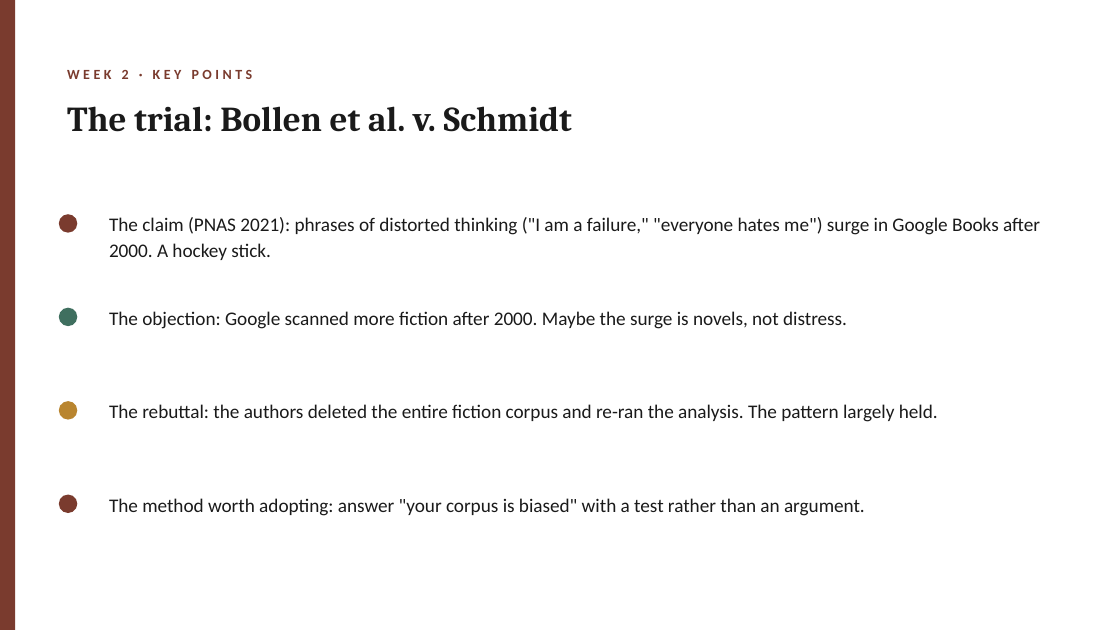
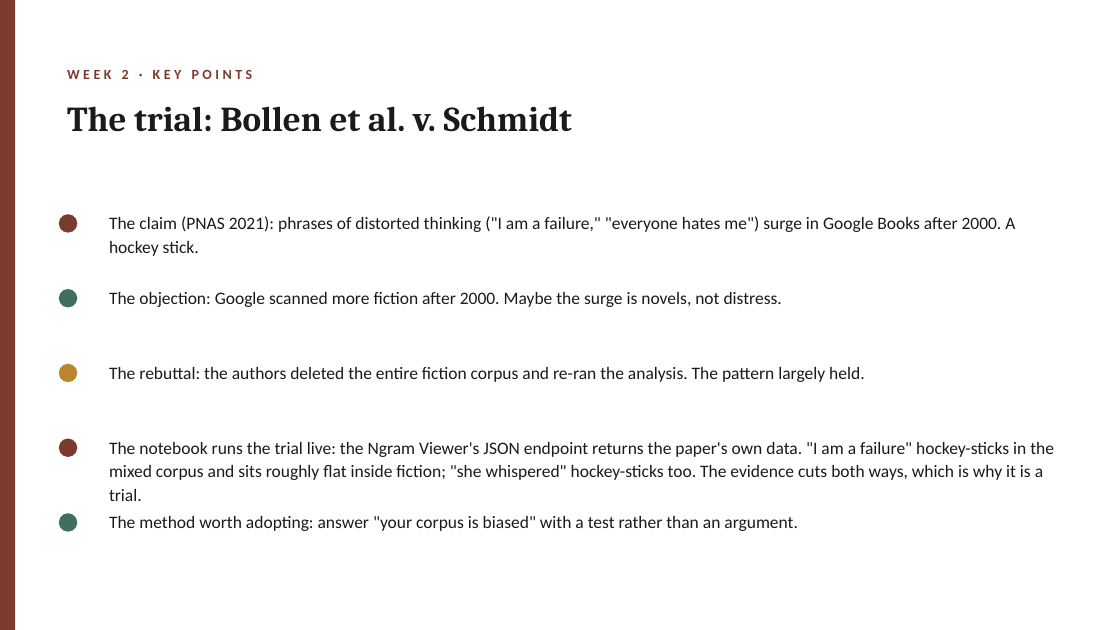
Before and after one commit to lucianli123/culture-as-data-2026, a slide deck: slide 4 of slides/pptx/week-02.pptx. Drawn at 1120x630 pixels with LibreOffice and Linux fonts; fonts in the diff are those of the drawing. Boxes give left, top, right and bottom in pixels: in the first picture for what was removed or moved away, otherwise in the second. Text is boxed around its words. In the diff, an @@ line names an element or a change of style, - is before the commit and + after.

Commit message:
Week 2 draft: live Bollen trial via Ngram Viewer, basic statistics of counts, corpus n-grams, k-means clustering (raw vs tf-idf), flaws of counting; four new slides

```diff
--- a/slides/pptx/week-02.pptx
+++ b/slides/pptx/week-02.pptx
@@ ellipse: place and size @@
-ellipse at [59,308,77,326]
+ellipse at [59,289,77,308]
@@ text "The objection: Google scanned more ...": place and size @@
-text "The objection: Google scanned more ..." at [109,311,847,329]
+text "The objection: Google scanned more ..." at [109,292,782,307]
@@ text "The rebuttal: the authors deleted ...": place and size @@
-text "The rebuttal: the authors deleted ..." at [109,404,938,422]
+text "The rebuttal: the authors deleted ..." at [109,367,864,382]
@@ ellipse: place and size @@
-ellipse at [59,402,77,420]
+ellipse at [59,364,77,382]
@@ ellipse: place and size @@
-ellipse at [59,495,77,513]
+ellipse at [59,439,77,457]
@@ text added at [109,442,1054,501], 15 pt, text #1A1A1A @@
+The notebook runs the trial live: the Ngram Viewer's JSON endpoint returns the paper's own data. "I am a failure" hockey-sticks in the mixed corpus and sits roughly flat inside fiction; "she whispered" hockey-sticks too. The evidence cuts both ways, which is why it is a trial.
@@ size 16.5 to 15 pt in 4 elements at [109,216,1015,256], [109,292,782,307], [109,367,864,382], [109,516,798,531] @@
@@ text "The method worth adopting: answer ...": place and size @@
-text "The method worth adopting: answer ..." at [109,498,865,516]
+text "The method worth adopting: answer ..." at [109,516,798,531]
@@ ellipse added at [59,513,77,532], fill #3F6F5F @@
```
Also in this commit, not shown: 3 other slides changed, 4 slides added, 14 other files.
